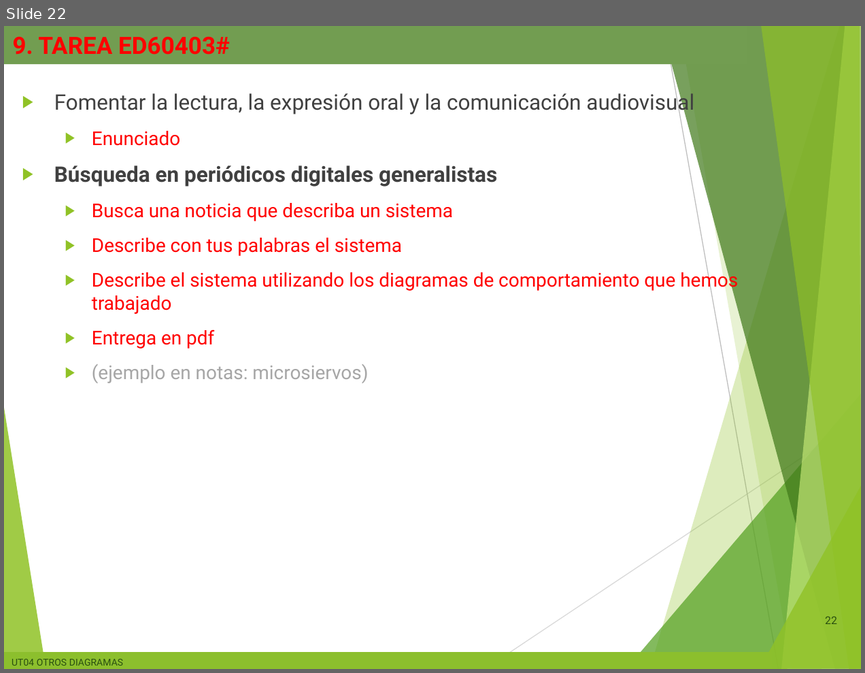
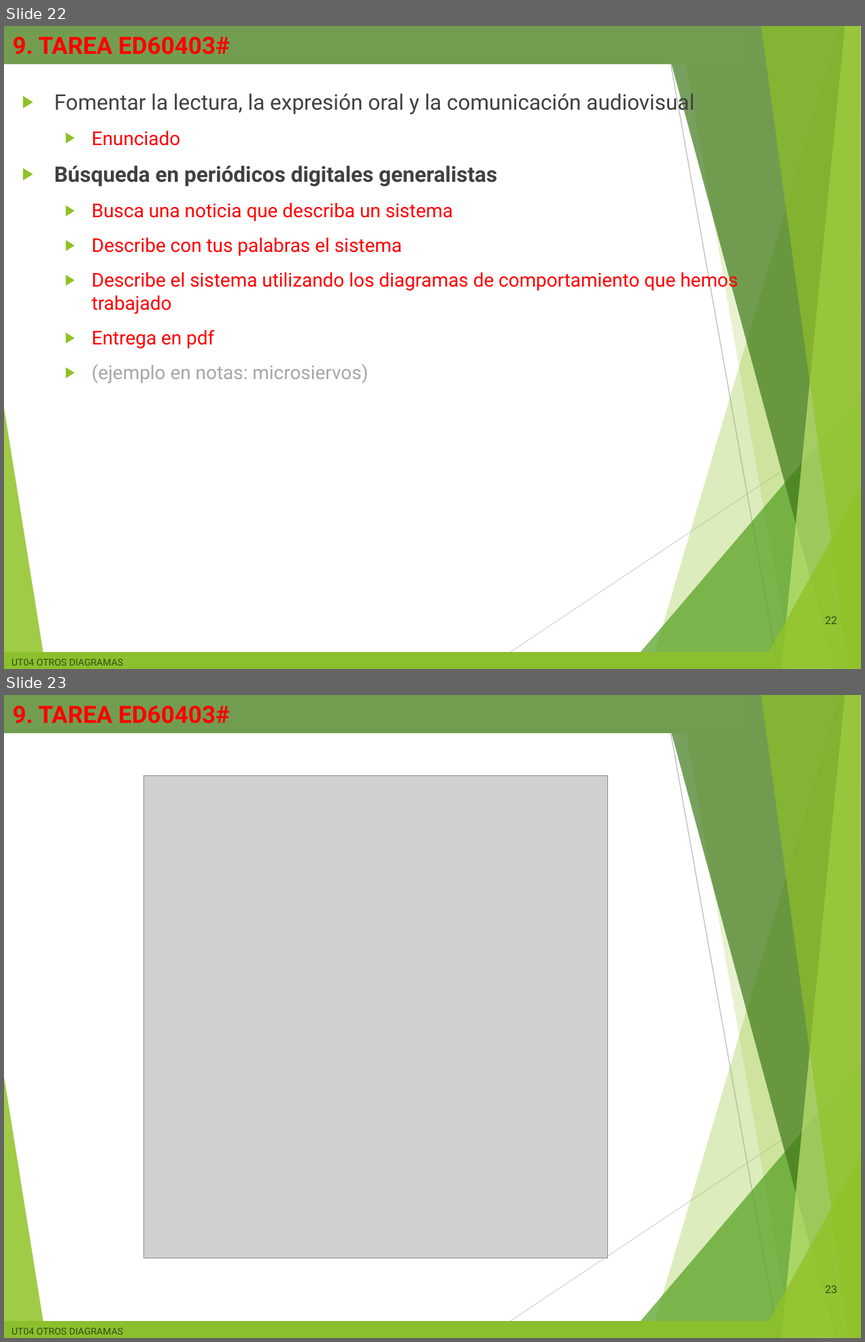
Before and after one commit to miGUITel/ED, a slide deck: 00 PRESENTACIONES compartida alumnos/ED02b - Diagramas de comportamiento SEA.pptx. Shown one above the other, each under a label of ours: slide 22 before the commit, slides 22 and 23 after it. The pictures are 865x673 and 865x1342 pixels, drawn with LibreOffice and Linux fonts; fonts in the diff are those of the drawing; grey boxes stand for pictures; background and template pictures are left out. Boxes give left, top, right and bottom in pixels: in the first picture for what was removed or moved away, otherwise in the second. Text is boxed around its words. In the diff, an @@ line names an element or a change of style, - is before the commit and + after.

```diff
--- a/00 PRESENTACIONES compartida alumnos/ED02b - Diagramas de comportamiento SEA.pptx
+++ b/00 PRESENTACIONES compartida alumnos/ED02b - Diagramas de comportamiento SEA.pptx
@@ slide 23 added at bbox=[4, 695, 861, 1338], background #FFFFFF; not listed: 11 template elements that a slide beside it also shows @@
@@ title added at bbox=[4, 695, 748, 734], fill #729D51, 20 pt, text #FF0000, bold @@
+9. TAREA ED60403#
@@ picture added at bbox=[143, 775, 608, 1257] @@
@@ page number added at bbox=[825, 1285, 837, 1293], 9 pt, text #2A5010 @@
+23
```
Also in this commit, not shown: 4 slides changed, 5 other files.
